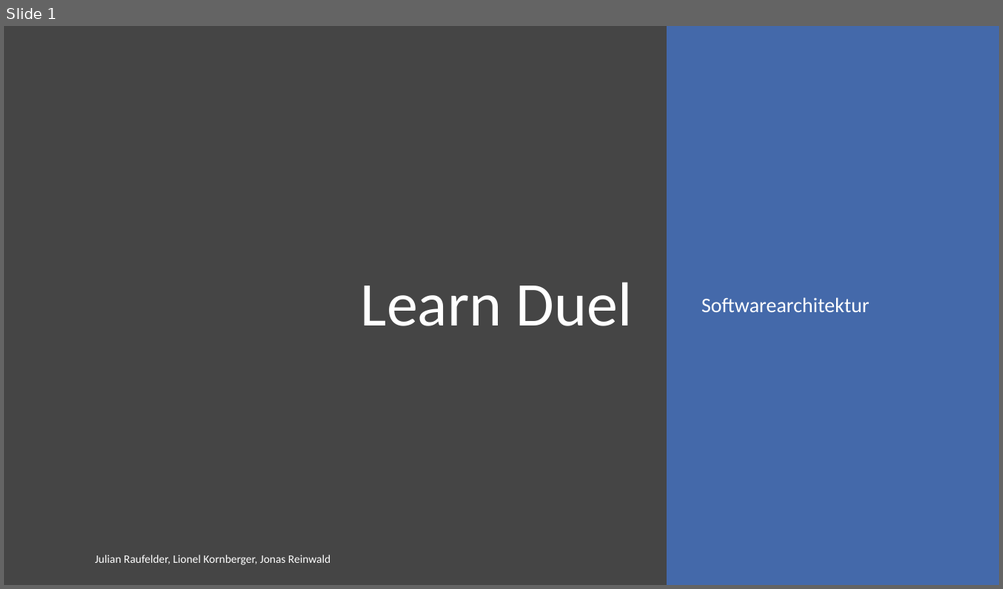
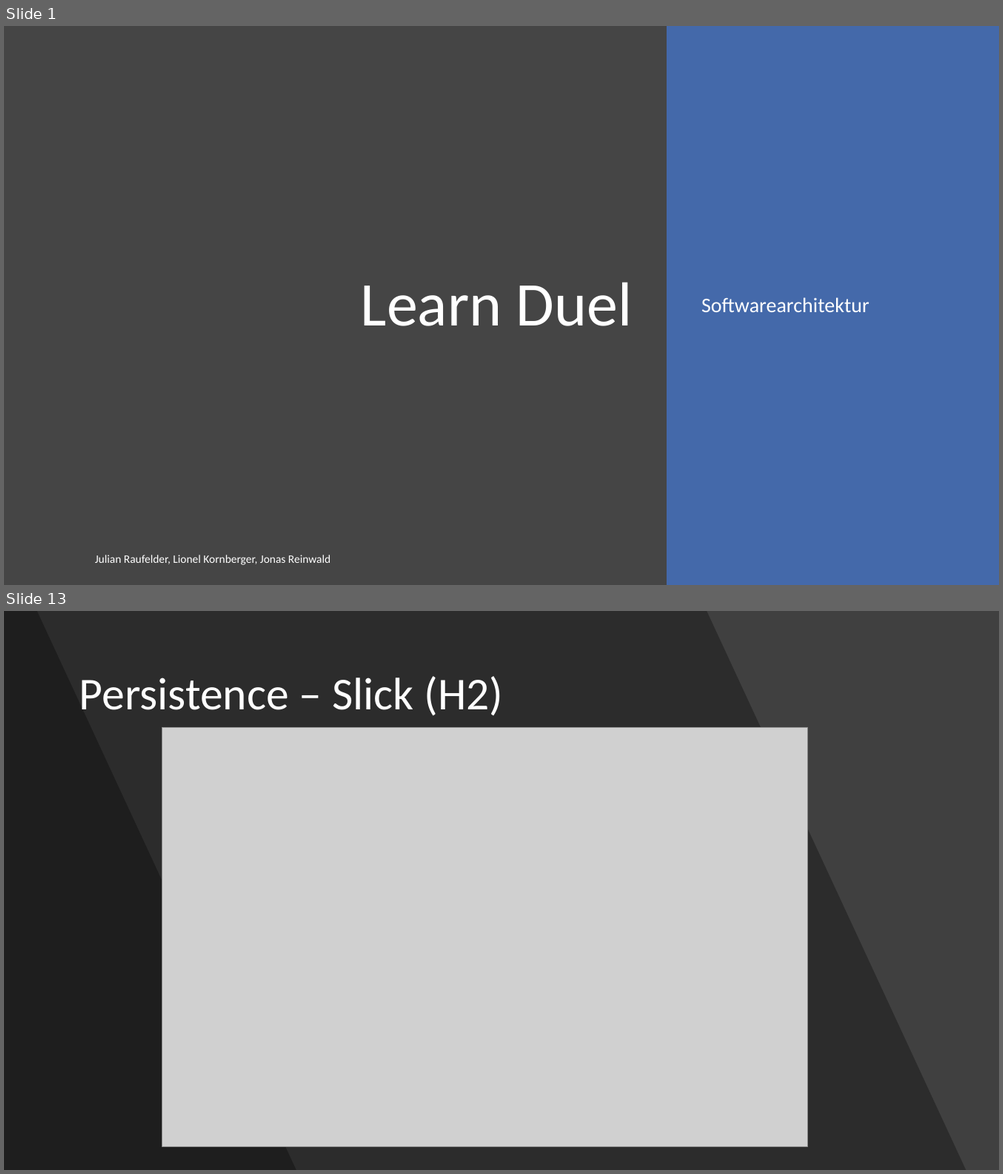
Before and after one commit to webbureaucrat/learn-duel, a slide deck: swar_learn_duel.pptx. Shown one above the other, each under a label of ours: slide 1 before the commit, slides 1 and 13 after it; the slides between them are not shown. The pictures are 1003x589 and 1003x1174 pixels, drawn with LibreOffice and Linux fonts; fonts in the diff are those of the drawing; grey boxes stand for pictures. Boxes give left, top, right and bottom in pixels: in the first picture for what was removed or moved away, otherwise in the second. Text is boxed around its words. In the diff, an @@ line names an element or a change of style, - is before the commit and + after.

```diff
--- a/swar_learn_duel.pptx
+++ b/swar_learn_duel.pptx
@@ slide 13 added at <box>4,611,999,1170</box>, background #404040 @@
@@ freeform shape added at <box>4,611,966,1170</box>, fill #000000 at 30% opacity @@
@@ freeform shape added at <box>4,611,296,1170</box>, fill #000000 at 30% opacity @@
@@ title added at <box>79,676,504,716</box>, 44 pt, text #FFFFFF @@
+Persistence – Slick (H2)
@@ picture added at <box>162,727,808,1147</box> @@
```
Also in this commit, not shown: 9 slides changed, 10 other slides added, 2 slides removed.
